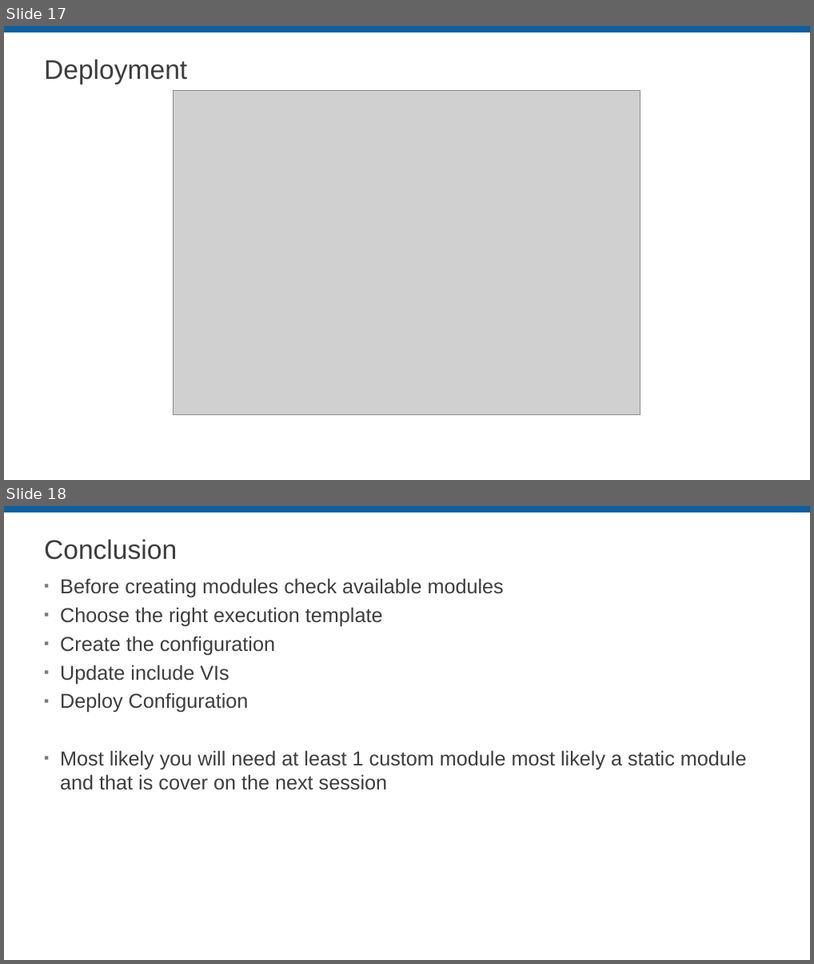
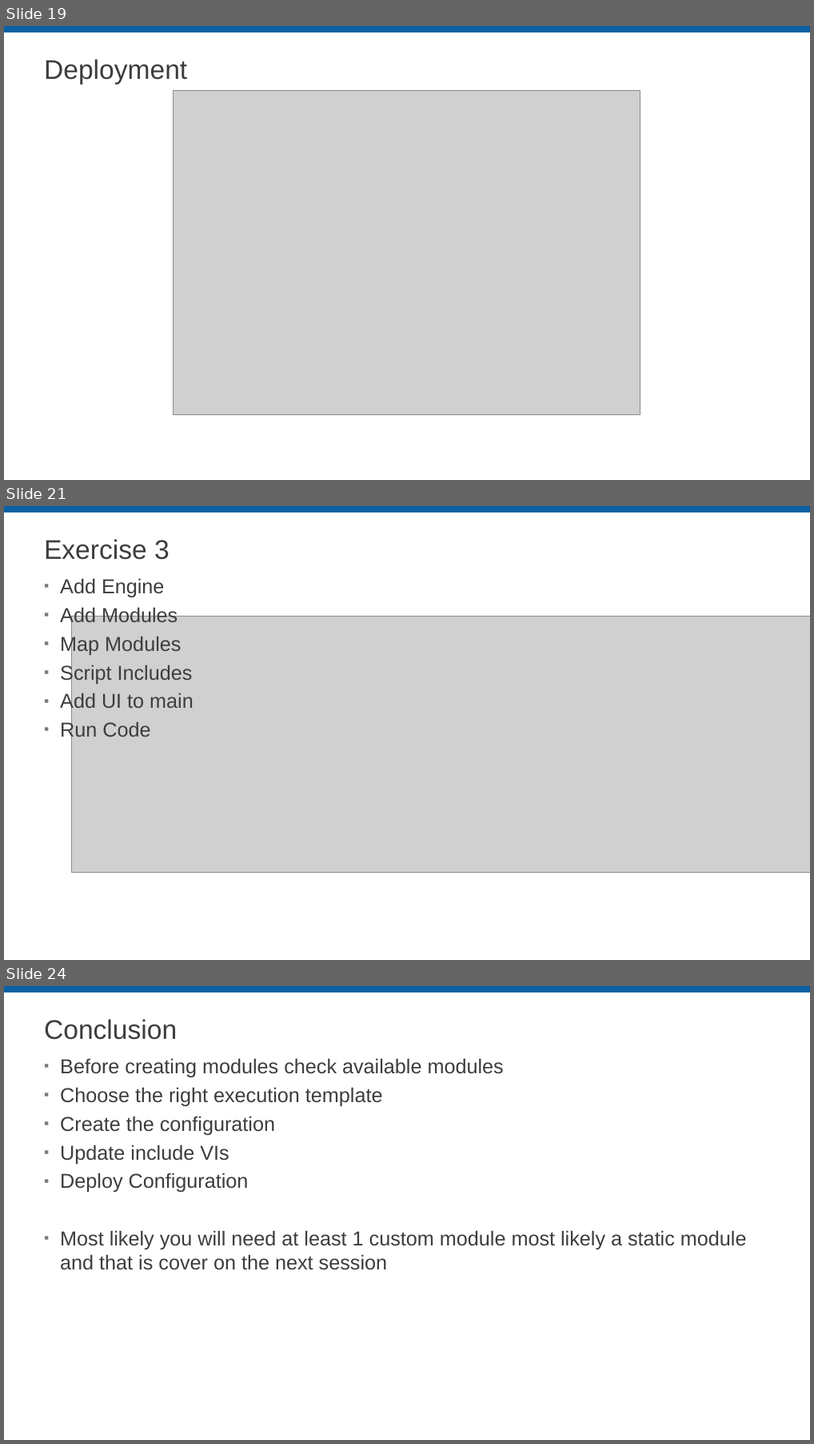
Before and after one commit to LabVIEW-DCAF/Documentation, a slide deck: Trunk/Getting Started Material/DCAF Training/5 Module Reuse.pptx. Shown one above the other, each under a label of ours: slides 17 and 18 before the commit, slides 19, 21 and 24 after it; the slides between them are not shown. The pictures are 814x964 and 814x1444 pixels, drawn with LibreOffice and Linux fonts; fonts in the diff are those of the drawing; grey boxes stand for pictures; background and template pictures are left out. Boxes give left, top, right and bottom in pixels: in the first picture for what was removed or moved away, otherwise in the second. Text is boxed around its words. In the diff, an @@ line names an element or a change of style, - is before the commit and + after.

```diff
--- a/Trunk/Getting Started Material/DCAF Training/5 Module Reuse.pptx
+++ b/Trunk/Getting Started Material/DCAF Training/5 Module Reuse.pptx
@@ slide 21 added at (4,506,810,960), background #FFFFFF; not listed: 1 template element that a slide beside it also shows @@
@@ title added at (44,539,170,560), 32 pt, text #3D3D3D @@
+Exercise 3
@@ text added at (60,578,194,741), 24 pt, text #3D3D3D @@
+▪ Add Engine
+▪ Add Modules
+▪ Map Modules
+▪ Script Includes
+▪ Add UI to main
+▪ Run Code
@@ picture added at (71,616,810,872) @@
@@ what was slide 17 is now slide 19 @@
@@ what was slide 18 is now slide 24 @@
```
Also in this commit, not shown: 5 slides changed, 6 other slides added, 1 slide removed.
